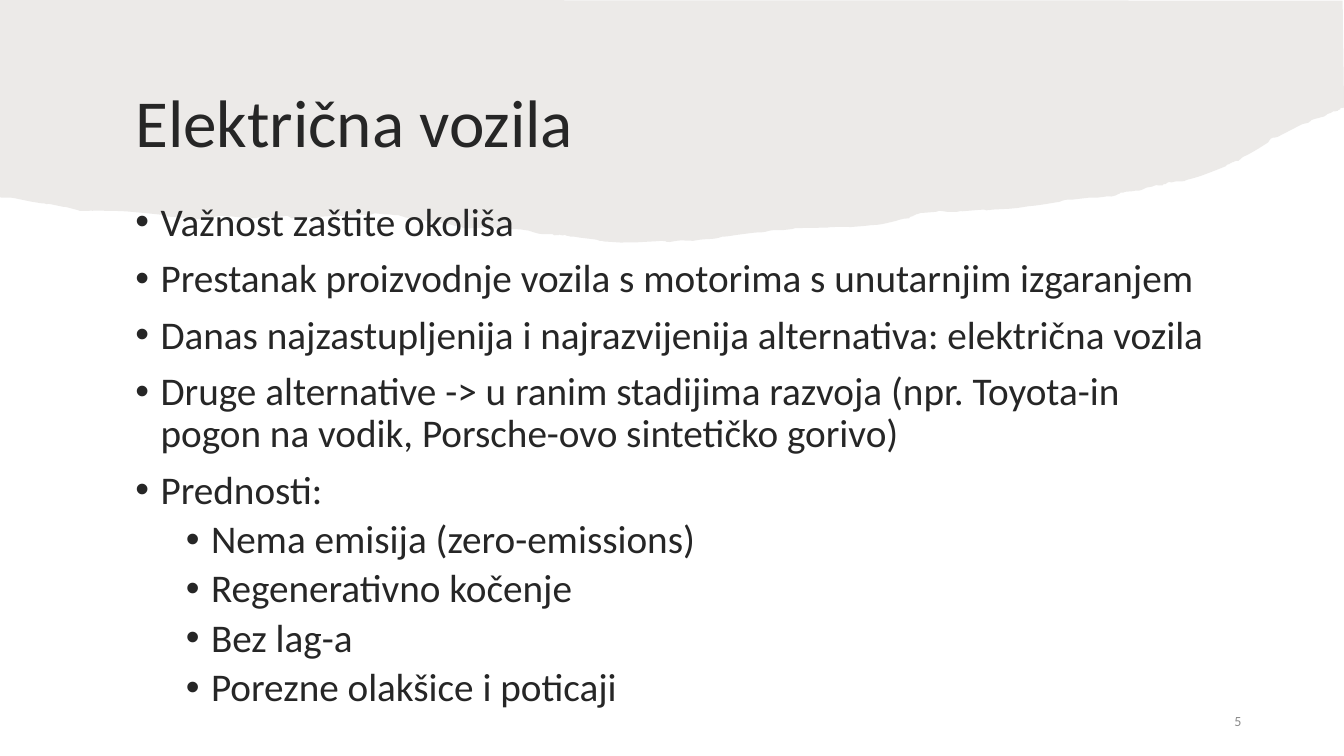
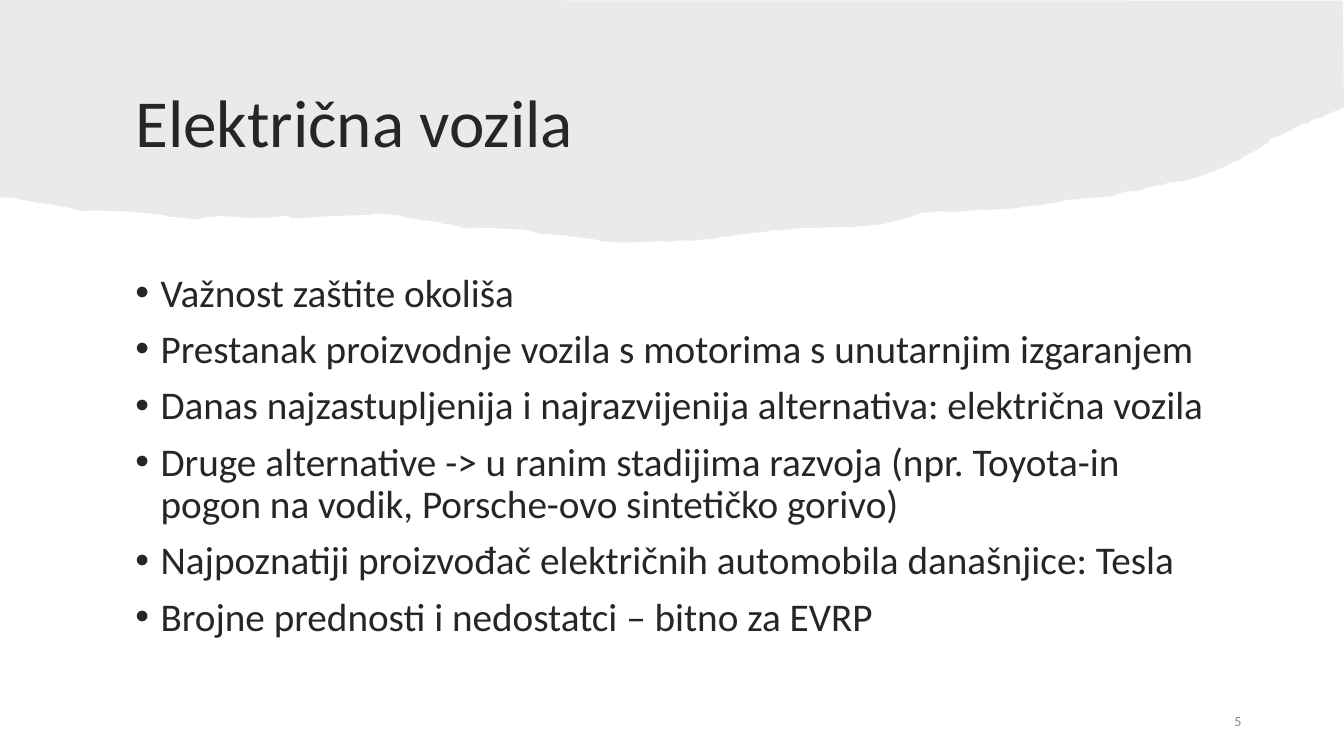
Before and after one commit to TinJukic/Seminar-2, a slide deck: slide 5 of Rješavanje problema usmjeravanja električnih vozila - Tin Jukić.pptx. Drawn at 1344x756 pixels with LibreOffice and Linux fonts; fonts in the diff are those of the drawing. Boxes give left, top, right and bottom in pixels: in the first picture for what was removed or moved away, otherwise in the second. Text is boxed around its words. In the diff, an @@ line names an element or a change of style, - is before the commit and + after.

```diff
--- a/Rješavanje problema usmjeravanja električnih vozila - Tin Jukić.pptx
+++ b/Rješavanje problema usmjeravanja električnih vozila - Tin Jukić.pptx
@@ text at box(161, 546, 1174, 638): text changed @@
-• Prednosti:
-  • Nema emisija (zero-emissions)
-  • Regenerativno kočenje
-  • Bez lag-a
-  • Porezne olakšice i poticaji
+• Najpoznatiji proizvođač električnih automobila današnjice: Tesla
+• Brojne prednosti i nedostatci – bitno za EVRP
```
Also in this commit, not shown: 2 other slides changed, 1 slide removed.
